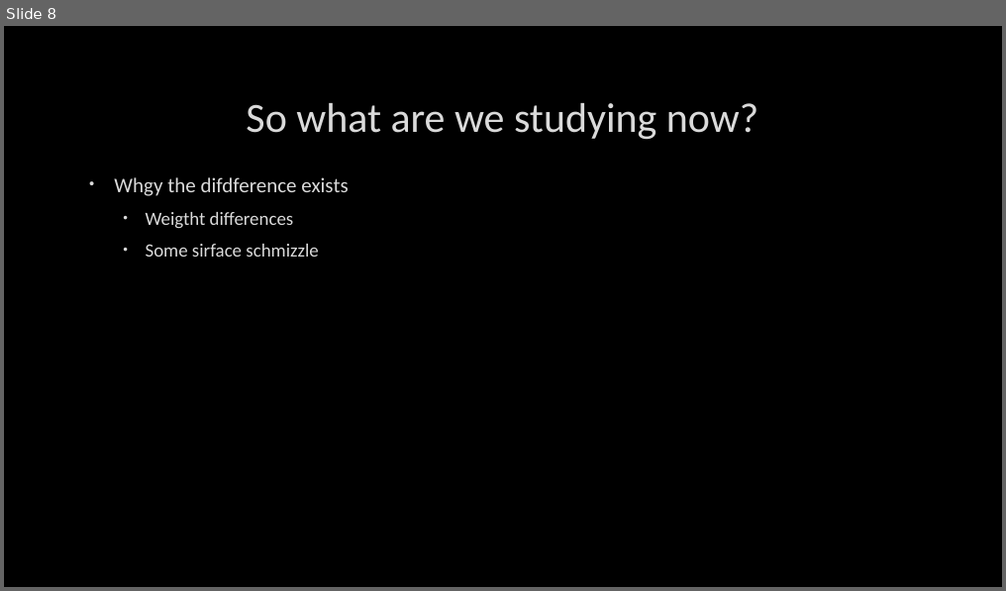
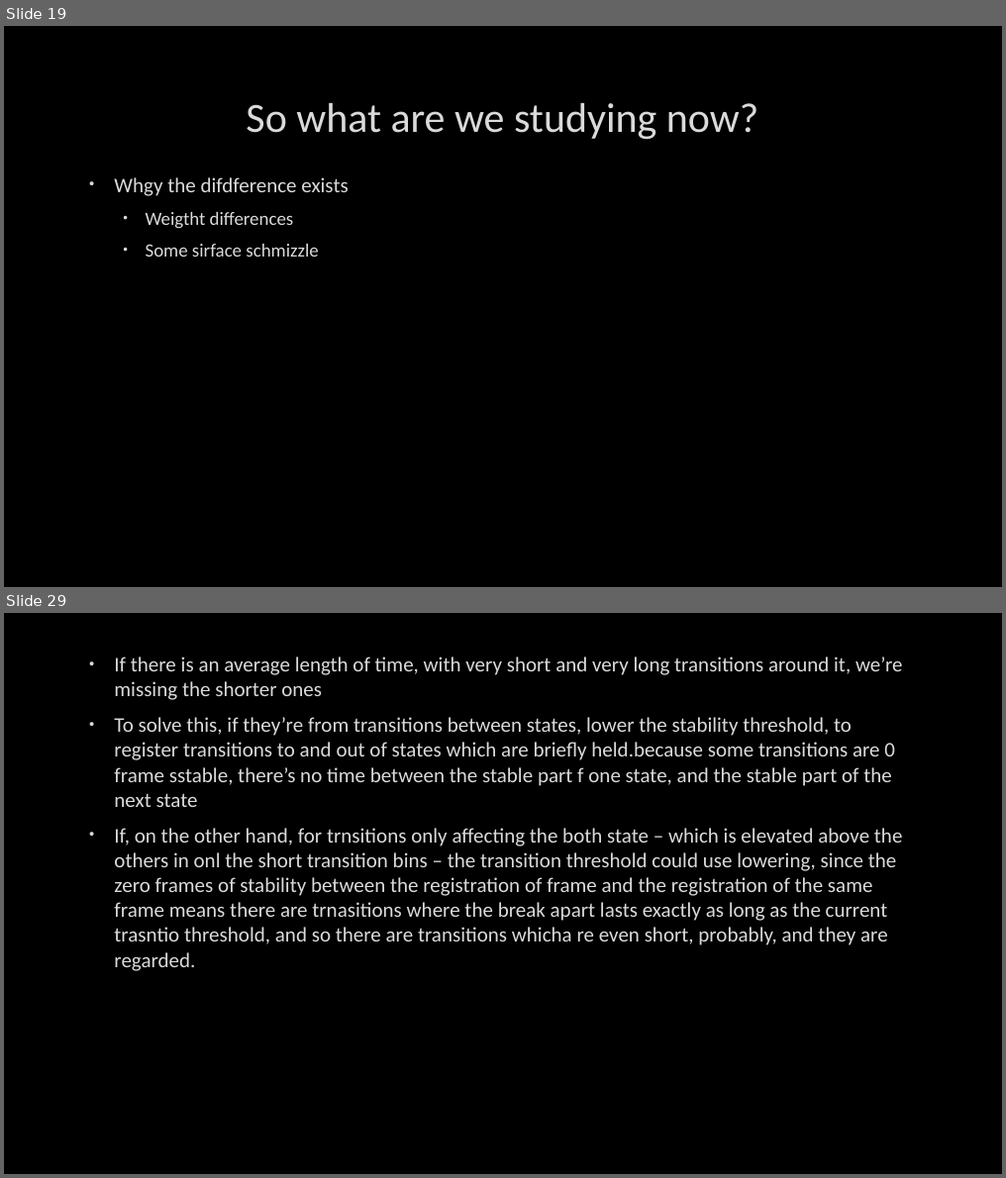
Before and after one commit to TchakamauRa/Soft-Matter, a slide deck: Backup copy.pptx. Shown one above the other, each under a label of ours: slide 8 before the commit, slides 19 and 29 after it; the slides between them are not shown. The pictures are 1006x591 and 1006x1178 pixels, drawn with LibreOffice and Linux fonts; fonts in the diff are those of the drawing; background and template pictures are left out. Boxes give left, top, right and bottom in pixels: in the first picture for what was removed or moved away, otherwise in the second. Text is boxed around its words. In the diff, an @@ line names an element or a change of style, - is before the commit and + after.

```diff
--- a/Backup copy.pptx
+++ b/Backup copy.pptx
@@ slide 29 added at (4, 613, 1002, 1174), background picture (left out) @@
@@ text added at (114, 657, 903, 971), 20 pt, text #DADADA @@
+• If there is an average length of time, with very short and very long transitions around it, we’re missing the shorter ones
+• To solve this, if they’re from transitions between states, lower the stability threshold, to register transitions to and out of states which are briefly held.because some transitions are 0 frame sstable, there’s no time between the stable part f one state, and the stable part of the next state
+• If, on the other hand, for trnsitions only affecting the both state – which is elevated above the others in onl the short transition bins – the transition threshold could use lowering, since the zero frames of stability between the registration of frame and the registration of the same frame means there are trnasitions where the break apart lasts exactly as long as the current trasntio threshold, and so there are transitions whicha re even short, probably, and they are regarded.
@@ what was slide 8 is now slide 19 @@
```
Also in this commit, not shown: 8 slides changed, 17 other slides added, 2 slides removed, 2 other files.
